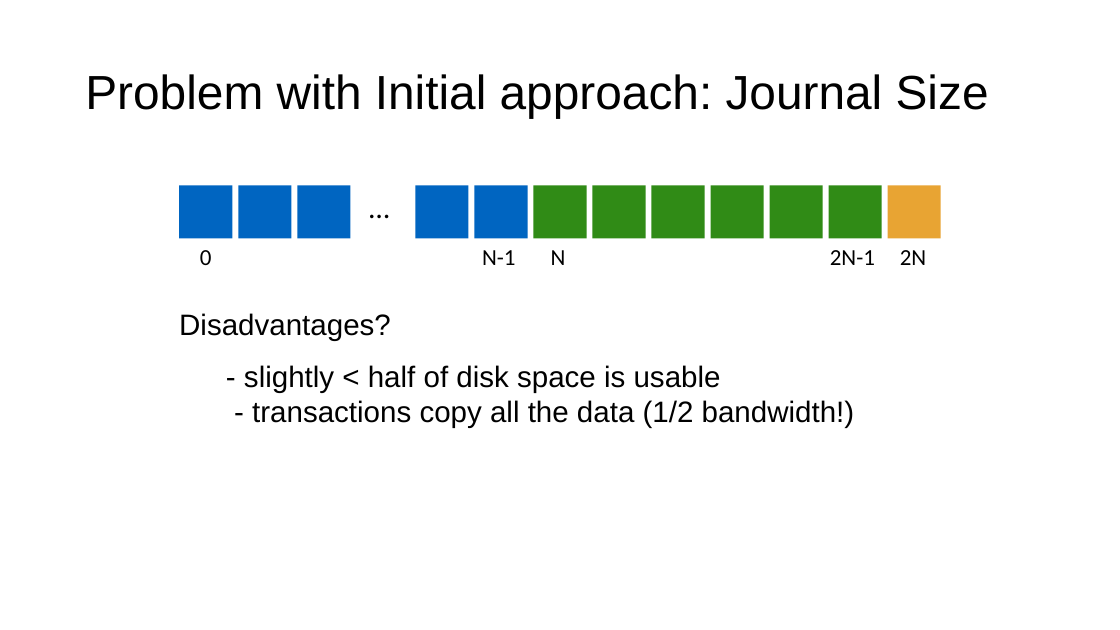
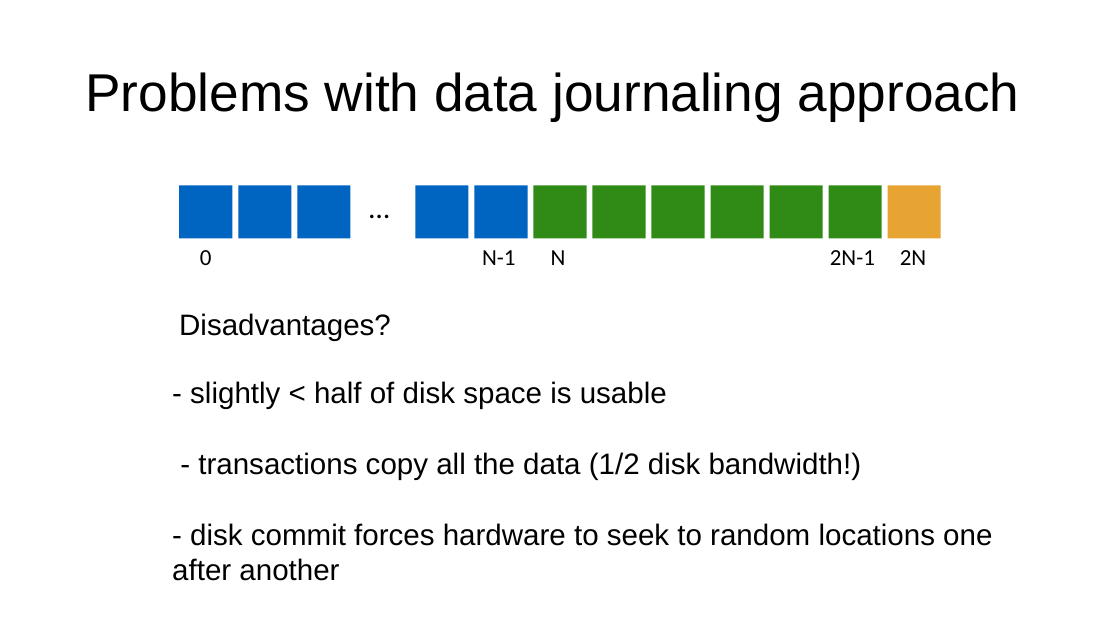
Before and after one commit to ngsrinivas/coursegen, a slide deck: slide 30 of ex/416-F23/staging/416-F23/lectures/13-crash-consistency.pptx (slide 29 before the commit). Drawn at 1120x630 pixels with LibreOffice and Linux fonts; fonts in the diff are those of the drawing. Boxes give left, top, right and bottom in pixels: in the first picture for what was removed or moved away, otherwise in the second. Text is boxed around its words. In the diff, an @@ line names an element or a change of style, - is before the commit and + after.

```diff
--- a/ex/416-F23/staging/416-F23/lectures/13-crash-consistency.pptx
+++ b/ex/416-F23/staging/416-F23/lectures/13-crash-consistency.pptx
@@ title at box(85, 72, 1020, 121): text changed; size 41 to 45.6 pt @@
-Problem with Initial approach: Journal Size
+Problems with data journaling approach
@@ text "- slightly < half of ...": place and size @@
-text "- slightly < half of ..." at box(244, 365, 855, 428)
+text "- slightly < half of ..." at box(172, 381, 992, 581)
@@ text at box(172, 452, 992, 581): text changed @@
-- transactions copy all the data (1/2 bandwidth!)
+- transactions copy all the data (1/2 disk bandwidth!)
+- disk commit forces hardware to seek to random locations one after another
```
Also in this commit, not shown: 28 other slides changed, 1 slide removed, 1 other file.
